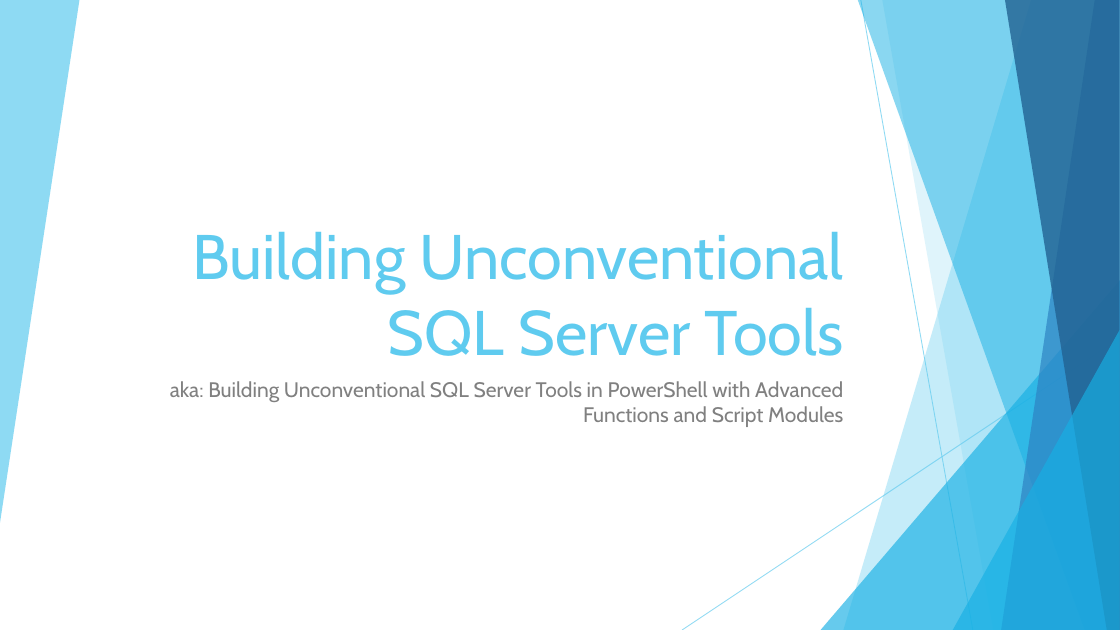
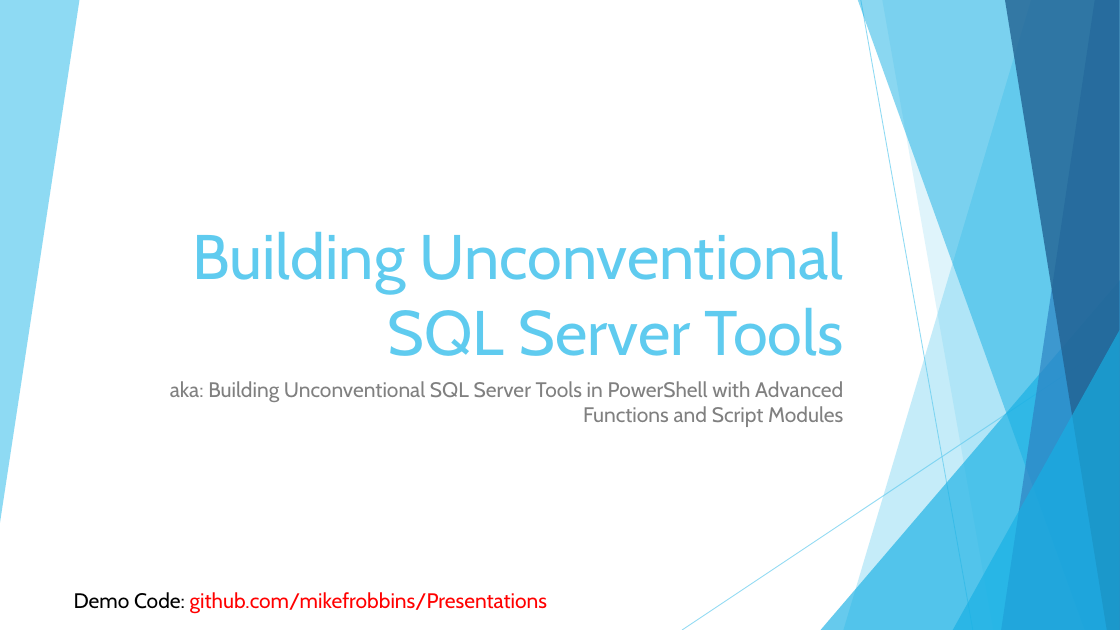
Before and after one commit to Sreekanth-1729/Powershell, a slide deck: slide 1 of PowerShell and DevOps Global Summit 2016/Unconventional SQL Server Tools in PowerShell/Unconventional SQL Server Tools in PowerShell.pptx. Drawn at 1120x630 pixels with LibreOffice and Linux fonts; fonts in the diff are those of the drawing; background and template pictures are left out. Boxes give left, top, right and bottom in pixels: in the first picture for what was removed or moved away, otherwise in the second. Text is boxed around its words. In the diff, an @@ line names an element or a change of style, - is before the commit and + after.

```diff
--- a/PowerShell and DevOps Global Summit 2016/Unconventional SQL Server Tools in PowerShell/Unconventional SQL Server Tools in PowerShell.pptx
+++ b/PowerShell and DevOps Global Summit 2016/Unconventional SQL Server Tools in PowerShell/Unconventional SQL Server Tools in PowerShell.pptx
@@ text added at [74,592,547,614], 18 pt, text #FF0000 @@
+Demo Code: github.com/mikefrobbins/Presentations
```
Also in this commit, not shown: 5 other slides changed, 1 slide added, 1 other file.
